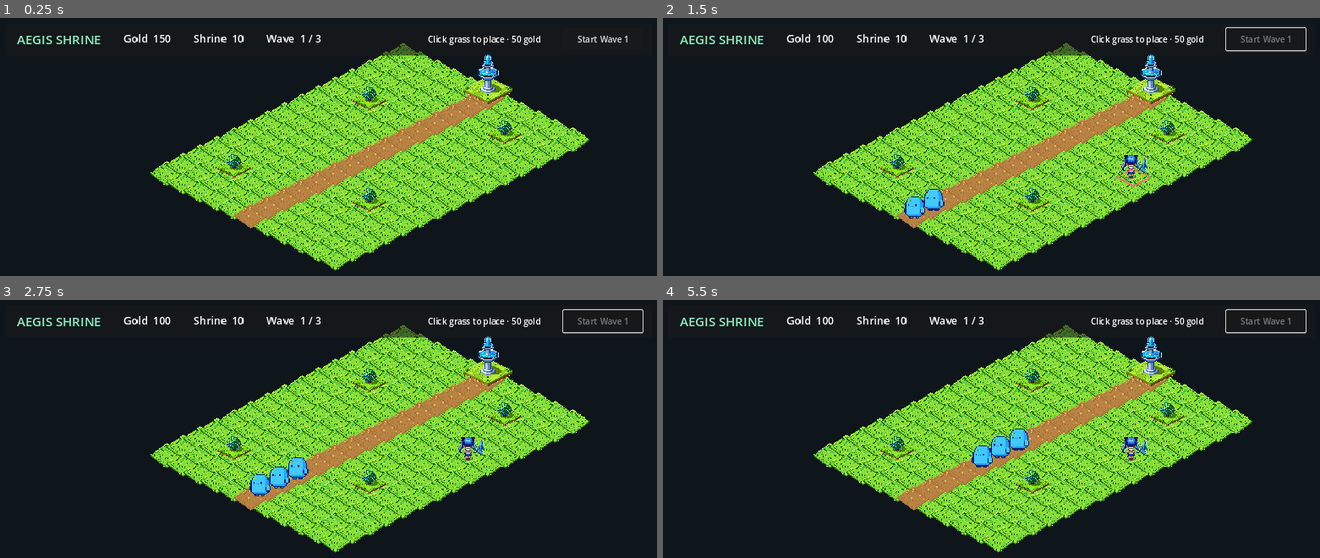
Above: before the commit, frames 1-4 (two rows, left to right).
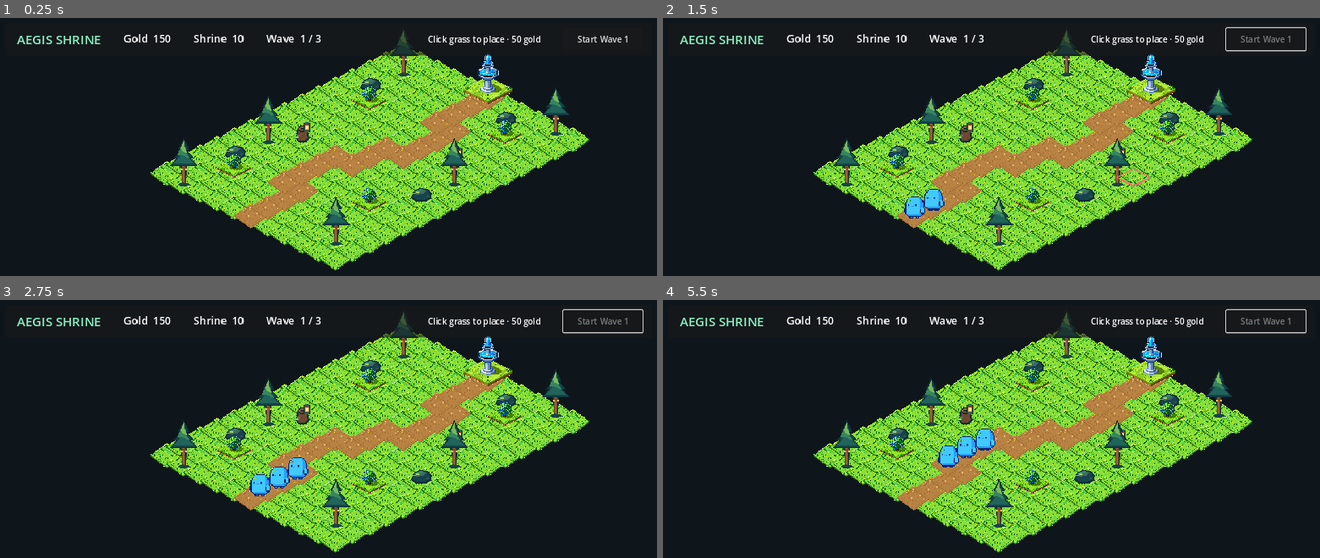
Above: after the commit, the same moments.

Repository: spitnik11/aegis-shrine
Game: Godot game, scene res://scenes/main/main.tscn
Two runs of this game, one before a commit and one after it. Both use one fixed random seed, a clock stepped at 60 frames per second and the inputs below.
Inputs (mouse positions are in pixels of both pictures, inside the frame that each line leads up to):
- Up to frame 1 (0.25 s): no input
- Up to frame 2 (1.5 s): click "Start Wave 1" at 0.5 s; move the mouse to (1142, 180) at 1.27 s; click (1142, 180) at 1.42 s
- Up to frame 3 (2.75 s): move the mouse to (190, 501) at 2.02 s; click (190, 501) at 2.17 s
- Up to frame 4 (5.5 s): move the mouse to (1057, 398) at 2.77 s; click (1057, 398) at 2.92 s; move the mouse to (outside the picture) at 3.52 s; click (outside the picture) at 3.67 s; move the mouse to (1195, 539) at 4.27 s; click (1195, 539) at 4.42 s; move the mouse to (787, 426) at 5.02 s; click (787, 426) at 5.17 s

The runs differ from the first frame. In frame 1, 4.3% of the frame differs, in the area x 25-87%, y 4-89%; in frame 2, 4.5%; in frame 3, 4.4%; in frame 4, 5.0%, in the area x 24-87%, y 4-89%.

Commit message:
Revamp forest map art

Diff:
--- a/scripts/main.gd
+++ b/scripts/main.gd
@@ -14,11 +14,15 @@
 const WAVES := [3, 5, 7]
 const PATH_CELLS: Array[Vector2i] = [
 	Vector2i(0, 5), Vector2i(1, 5), Vector2i(2, 5), Vector2i(3, 5),
-	Vector2i(4, 5), Vector2i(5, 5), Vector2i(6, 5), Vector2i(7, 5),
-	Vector2i(8, 5), Vector2i(9, 5), Vector2i(10, 5), Vector2i(11, 5),
+	Vector2i(3, 4), Vector2i(4, 4), Vector2i(5, 4), Vector2i(6, 4),
+	Vector2i(6, 5), Vector2i(7, 5), Vector2i(8, 5), Vector2i(8, 6),
+	Vector2i(9, 6), Vector2i(10, 6), Vector2i(11, 6), Vector2i(11, 5),
 	Vector2i(12, 5), Vector2i(13, 5), Vector2i(14, 5)
 ]
-const DECOR_CELLS: Array[Vector2i] = [Vector2i(2, 2), Vector2i(4, 8), Vector2i(10, 2), Vector2i(12, 8)]
+const BUSH_CELLS: Array[Vector2i] = [Vector2i(2, 2), Vector2i(4, 8), Vector2i(10, 2), Vector2i(12, 8)]
+const TREE_CELLS: Array[Vector2i] = [Vector2i(0, 1), Vector2i(1, 9), Vector2i(5, 1), Vector2i(8, 9), Vector2i(13, 1), Vector2i(14, 9)]
+const ROCK_CELLS: Array[Vector2i] = [Vector2i(3, 1), Vector2i(6, 9), Vector2i(11, 1), Vector2i(13, 7)]
+const STUMP_CELLS: Array[Vector2i] = [Vector2i(6, 2), Vector2i(9, 8)]
 
 @onready var ground: TileMapLayer = $Ground
 @onready var roads: TileMapLayer = $Roads
@@ -66,7 +70,10 @@
 	assert(PATH_CELLS.front() == Vector2i(0, 5))
 	assert(PATH_CELLS.back() == Vector2i(14, 5))
 	assert(TOWER_DAMAGE * 3 == ENEMY_HP)
-	assert(PATH_CELLS.size() == 15)
+	assert(PATH_CELLS.size() == 19)
+	for index in range(1, PATH_CELLS.size()):
+		var step := PATH_CELLS[index] - PATH_CELLS[index - 1]
+		assert(abs(step.x) + abs(step.y) == 1)
 
 
 func _build_grid() -> void:
@@ -99,8 +106,14 @@
 
 func _add_environment_props() -> void:
 	_add_prop("res://art/props/shrine.png", PATH_CELLS.back(), Vector2(0, -42), 1.0).z_index = 2
-	for cell in DECOR_CELLS:
+	for cell in BUSH_CELLS:
 		_add_prop("res://art/props/bush.png", cell, Vector2(0, -28), 0.9)
+	for cell in TREE_CELLS:
+		_add_prop("res://art/props/sacred_pine.png", cell, Vector2(0, -48), 1.0)
+	for cell in ROCK_CELLS:
+		_add_prop("res://art/props/moss_boulder.png", cell, Vector2(0, -18), 1.0)
+	for cell in STUMP_CELLS:
+		_add_prop("res://art/props/lantern_stump.png", cell, Vector2(0, -24), 1.0)
 
 
 func _add_prop(path: String, cell: Vector2i, offset: Vector2, scale_factor: float) -> Node2D:
@@ -180,7 +193,7 @@
 
 
 func _touches_decor(cell: Vector2i) -> bool:
-	for decor_cell in DECOR_CELLS:
+	for decor_cell in BUSH_CELLS + TREE_CELLS + ROCK_CELLS + STUMP_CELLS:
 		if ground.map_to_local(cell).distance_to(ground.map_to_local(decor_cell)) < 70.0:
 			return true
 	return false
Binary file added: art/props/lantern_stump.png
Not shown, added: art/props/lantern_stump.png.import
Binary file added: art/props/moss_boulder.png
Not shown, added: art/props/moss_boulder.png.import
Binary file added: art/props/sacred_pine.png
Not shown, added: art/props/sacred_pine.png.import
Not shown, changed: docs/ART_DIRECTION.md
Not shown, changed: docs/ASSET_CONTRACT.md
Not shown, added: tools/generate_forest_assets.py
